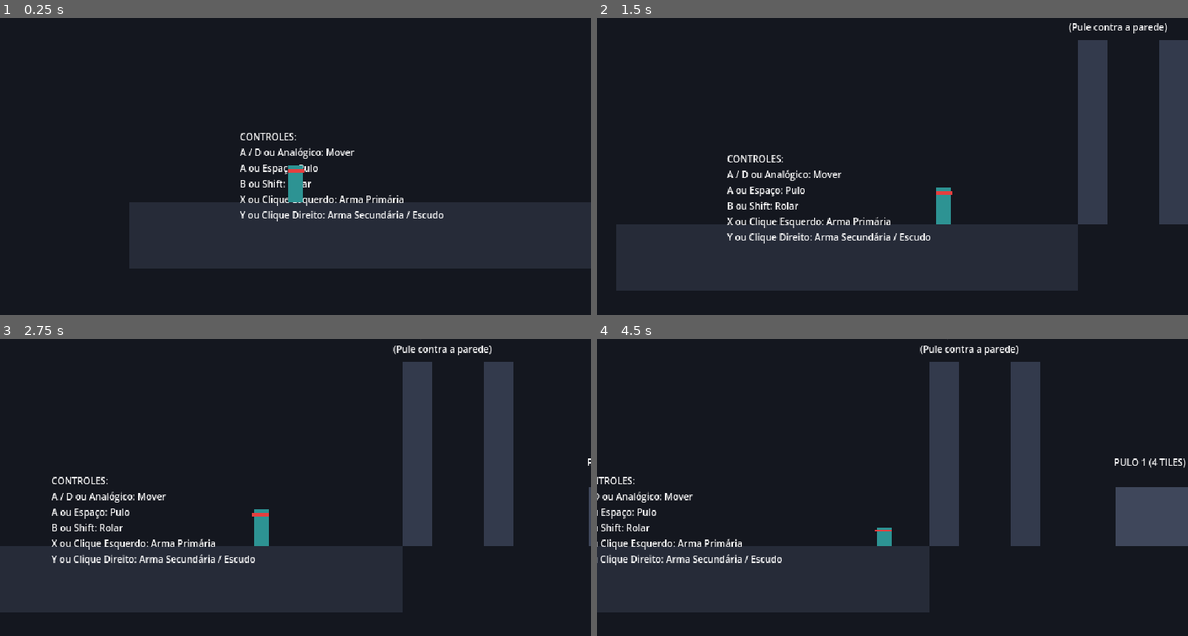
Above: before the commit, frames 1-4 (two rows, left to right).
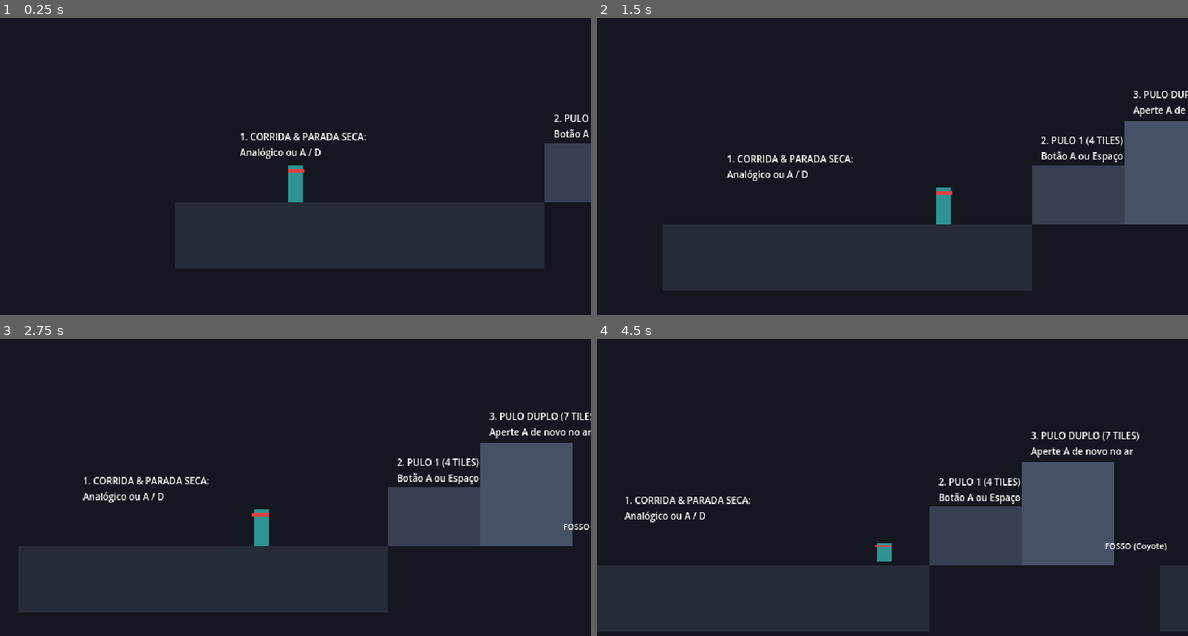
Above: after the commit, the same moments.

Repository: Theadrill/Godot-Roguelike-Prototype
Game: Godot game, scene res://src/world/movement_gym.tscn
Same seed, same stepped clock (60 frames per second), same inputs: the game is played once before the commit and once after it.
Inputs (mouse positions are in pixels of both pictures, inside the frame that each line leads up to):
- Up to frame 1 (0.25 s): no input
- Up to frame 2 (1.5 s): tap A (move_left) at 0.5, 1.25 s; move the mouse to (1022, 166) at 0.52 s; hold D (move_right) from 0.53 s (still down); click (1022, 166) at 0.6 s; tap Space (jump) at 0.77 s; move the mouse to (774, 199) at 1.27 s; right-click (774, 199) at 1.35 s
- Up to frame 3 (2.75 s): tap Space (jump) at 1.52 s; tap A (move_left) at 2 s; move the mouse to (354, 431) at 2.02 s; release D (move_right) at 2.03 s; hold A (move_left) from 2.03 s (still down); tap Shift (roll) at 2.1 s
- Up to frame 4 (4.5 s): move the mouse to (862, 570) at 2.77 s; release A (move_left) at 2.78 s; hold D (move_right) 2.78-4.28 s; click (862, 570) at 2.85 s; tap Space (jump) at 3.02, 3.77 s; tap A (move_left) at 3.5, 4.25 s; move the mouse to (1069, 555) at 3.52 s; right-click (1069, 555) at 3.6 s; move the mouse to (715, 454) at 4.27 s; hold A (move_left) from 4.28 s (still down); tap Shift (roll) at 4.35 s

The runs differ from the first frame. In frame 1, 6.8% of the frame differs, in the area x 21-100%, y 32-85%; in frame 2, 15%; in frame 3, 15%; in frame 4, 25%, in the area x 0-100%, y 2-99%.

Commit message:
refactor(gym): reorganize obstacle order linearly so player progresses naturally to wall-jump chimney

Diff:
--- a/src/world/movement_gym.tscn
+++ b/src/world/movement_gym.tscn
@@ -1,27 +1,33 @@
-[gd_scene load_steps=10 format=3 uid="uid://movement_gym_01"]
+[gd_scene load_steps=11 format=3 uid="uid://movement_gym_01"]
 
 [ext_resource type="PackedScene" uid="uid://player_scene_01" path="res://src/entities/player/player.tscn" id="1_player"]
 
 [sub_resource type="RectangleShape2D" id="RectangleShape2D_ground1"]
-size = Vector2(500, 72)
+size = Vector2(400, 72)
+
+[sub_resource type="RectangleShape2D" id="RectangleShape2D_step_4tiles"]
+size = Vector2(100, 64)
+
+[sub_resource type="RectangleShape2D" id="RectangleShape2D_step_7tiles"]
+size = Vector2(100, 112)
+
+[sub_resource type="RectangleShape2D" id="RectangleShape2D_ground2"]
+size = Vector2(250, 72)
+
+[sub_resource type="RectangleShape2D" id="RectangleShape2D_ceiling"]
+size = Vector2(140, 64)
+
+[sub_resource type="RectangleShape2D" id="RectangleShape2D_ground3"]
+size = Vector2(400, 72)
 
 [sub_resource type="RectangleShape2D" id="RectangleShape2D_wall_left"]
-size = Vector2(32, 200)
+size = Vector2(32, 220)
 
 [sub_resource type="RectangleShape2D" id="RectangleShape2D_wall_right"]
-size = Vector2(32, 200)
+size = Vector2(32, 220)
 
-[sub_resource type="RectangleShape2D" id="RectangleShape2D_step_4tiles"]
-size = Vector2(96, 64)
-
-[sub_resource type="RectangleShape2D" id="RectangleShape2D_step_7tiles"]
-size = Vector2(96, 112)
-
-[sub_resource type="RectangleShape2D" id="RectangleShape2D_ground2"]
-size = Vector2(400, 72)
-
-[sub_resource type="RectangleShape2D" id="RectangleShape2D_ceiling"]
-size = Vector2(120, 64)
+[sub_resource type="RectangleShape2D" id="RectangleShape2D_balcony"]
+size = Vector2(120, 20)
 
 [node name="MovementGym" type="Node2D"]
 
@@ -35,55 +41,71 @@
 
 [node name="Ground1_Vis" type="Polygon2D" parent="Environment"]
 color = Color(0.15, 0.17, 0.22, 1)
-polygon = PackedVector2Array(-100, 288, 400, 288, 400, 360, -100, 360)
+polygon = PackedVector2Array(-50, 288, 350, 288, 350, 360, -50, 360)
+
+[node name="Step4_Col" type="CollisionShape2D" parent="Environment"]
+position = Vector2(400, 256)
+shape = SubResource("RectangleShape2D_step_4tiles")
+
+[node name="Step4_Vis" type="Polygon2D" parent="Environment"]
+color = Color(0.22, 0.25, 0.32, 1)
+polygon = PackedVector2Array(350, 224, 450, 224, 450, 288, 350, 288)
+
+[node name="Step7_Col" type="CollisionShape2D" parent="Environment"]
+position = Vector2(500, 232)
+shape = SubResource("RectangleShape2D_step_7tiles")
+
+[node name="Step7_Vis" type="Polygon2D" parent="Environment"]
+color = Color(0.28, 0.32, 0.4, 1)
+polygon = PackedVector2Array(450, 176, 550, 176, 550, 288, 450, 288)
+
+[node name="Ground2_Col" type="CollisionShape2D" parent="Environment"]
+position = Vector2(725, 324)
+shape = SubResource("RectangleShape2D_ground2")
+
+[node name="Ground2_Vis" type="Polygon2D" parent="Environment"]
+color = Color(0.15, 0.17, 0.22, 1)
+polygon = PackedVector2Array(600, 288, 850, 288, 850, 360, 600, 360)
+
+[node name="LowCeiling_Col" type="CollisionShape2D" parent="Environment"]
+position = Vector2(725, 224)
+shape = SubResource("RectangleShape2D_ceiling")
+
+[node name="LowCeiling_Vis" type="Polygon2D" parent="Environment"]
+color = Color(0.2, 0.23, 0.3, 1)
+polygon = PackedVector2Array(655, 192, 795, 192, 795, 256, 655, 256)
+
+[node name="Ground3_Col" type="CollisionShape2D" parent="Environment"]
+position = Vector2(1100, 324)
+shape = SubResource("RectangleShape2D_ground3")
+
+[node name="Ground3_Vis" type="Polygon2D" parent="Environment"]
+color = Color(0.15, 0.17, 0.22, 1)
+polygon = PackedVector2Array(900, 288, 1300, 288, 1300, 360, 900, 360)
 
 [node name="WallLeft_Col" type="CollisionShape2D" parent="Environment"]
-position = Vector2(416, 188)
+position = Vector2(1016, 178)
 shape = SubResource("RectangleShape2D_wall_left")
 
 [node name="WallLeft_Vis" type="Polygon2D" parent="Environment"]
 color = Color(0.2, 0.23, 0.3, 1)
-polygon = PackedVector2Array(400, 88, 432, 88, 432, 288, 400, 288)
+polygon = PackedVector2Array(1000, 68, 1032, 68, 1032, 288, 1000, 288)
 
 [node name="WallRight_Col" type="CollisionShape2D" parent="Environment"]
-position = Vector2(504, 188)
+position = Vector2(1096, 178)
 shape = SubResource("RectangleShape2D_wall_right")
 
 [node name="WallRight_Vis" type="Polygon2D" parent="Environment"]
 color = Color(0.2, 0.23, 0.3, 1)
-polygon = PackedVector2Array(488, 88, 520, 88, 520, 288, 488, 288)
+polygon = PackedVector2Array(1080, 68, 1112, 68, 1112, 288, 1080, 288)
 
-[node name="Step4_Col" type="CollisionShape2D" parent="Environment"]
-position = Vector2(650, 256)
-shape = SubResource("RectangleShape2D_step_4tiles")
+[node name="Balcony_Col" type="CollisionShape2D" parent="Environment"]
+position = Vector2(1152, 78)
+shape = SubResource("RectangleShape2D_balcony")
 
-[node name="Step4_Vis" type="Polygon2D" parent="Environment"]
-color = Color(0.25, 0.28, 0.36, 1)
-polygon = PackedVector2Array(602, 224, 698, 224, 698, 288, 602, 288)
-
-[node name="Step7_Col" type="CollisionShape2D" parent="Environment"]
-position = Vector2(794, 232)
-shape = SubResource("RectangleShape2D_step_7tiles")
-
-[node name="Step7_Vis" type="Polygon2D" parent="Environment"]
-color = Color(0.3, 0.34, 0.44, 1)
-polygon = PackedVector2Array(746, 176, 842, 176, 842, 288, 746, 288)
-
-[node name="Ground2_Col" type="CollisionShape2D" parent="Environment"]
-position = Vector2(1100, 324)
-shape = SubResource("RectangleShape2D_ground2")
-
-[node name="Ground2_Vis" type="Polygon2D" parent="Environment"]
-color = Color(0.15, 0.17, 0.22, 1)
-polygon = PackedVector2Array(900, 288, 1300, 288, 1300, 360, 900, 360)
-
-[node name="LowCeiling_Col" type="CollisionShape2D" parent="Environment"]
-position = Vector2(1100, 224)
-shape = SubResource("RectangleShape2D_ceiling")
-
-[node name="LowCeiling_Vis" type="Polygon2D" parent="Environment"]
-color = Color(0.2, 0.23, 0.3, 1)
-polygon = PackedVector2Array(1040, 192, 1160, 192, 1160, 256, 1040, 256)
+[node name="Balcony_Vis" type="Polygon2D" parent="Environment"]
+color = Color(0.35, 0.4, 0.52, 1)
+polygon = PackedVector2Array(1092, 68, 1212, 68, 1212, 88, 1092, 88)
 
 [node name="UI_Hints" type="Node2D" parent="."]
 
@@ -93,46 +115,52 @@
 offset_right = 320.0
 offset_bottom = 270.0
 theme_override_font_sizes/font_size = 10
-text = "CONTROLES:
-A / D ou Analógico: Mover
-A ou Espaço: Pulo
-B ou Shift: Rolar
-X ou Clique Esquerdo: Arma Primária
-Y ou Clique Direito: Arma Secundária / Escudo"
+text = "1. CORRIDA & PARADA SECA:
+Analógico ou A / D"
 
 [node name="Hint2" type="Label" parent="UI_Hints"]
-offset_left = 390.0
-offset_top = 50.0
-offset_right = 530.0
-offset_bottom = 80.0
+offset_left = 360.0
+offset_top = 190.0
+offset_right = 460.0
+offset_bottom = 220.0
 theme_override_font_sizes/font_size = 10
-text = "WALL JUMP
-(Pule contra a parede)"
+text = "2. PULO 1 (4 TILES)
+Botão A ou Espaço"
 
 [node name="Hint3" type="Label" parent="UI_Hints"]
-offset_left = 600.0
-offset_top = 190.0
-offset_right = 720.0
-offset_bottom = 220.0
+offset_left = 460.0
+offset_top = 140.0
+offset_right = 580.0
+offset_bottom = 170.0
 theme_override_font_sizes/font_size = 10
-text = "PULO 1 (4 TILES)"
+text = "3. PULO DUPLO (7 TILES)
+Aperte A de novo no ar"
 
 [node name="Hint4" type="Label" parent="UI_Hints"]
-offset_left = 730.0
-offset_top = 140.0
-offset_right = 860.0
-offset_bottom = 170.0
-theme_override_font_sizes/font_size = 10
-text = "PULO DUPLO (7 TILES)"
+offset_left = 540.0
+offset_top = 260.0
+offset_right = 620.0
+offset_bottom = 285.0
+theme_override_font_sizes/font_size = 9
+text = "FOSSO (Coyote)"
 
 [node name="Hint5" type="Label" parent="UI_Hints"]
-offset_left = 1030.0
+offset_left = 660.0
 offset_top = 160.0
-offset_right = 1180.0
+offset_right = 800.0
 offset_bottom = 190.0
 theme_override_font_sizes/font_size = 10
-text = "B ou Shift: ROLAR
-(Passa pelo vão de 32px)"
+text = "4. ROLAR (Teto 32px)
+Botão B ou Shift"
+
+[node name="Hint6" type="Label" parent="UI_Hints"]
+offset_left = 980.0
+offset_top = 35.0
+offset_right = 1140.0
+offset_bottom = 65.0
+theme_override_font_sizes/font_size = 10
+text = "5. WALL JUMP (CHAMINÉ)
+Quique entre as duas paredes!"
 
 [node name="Player" parent="." instance=ExtResource("1_player")]
 position = Vector2(80, 288)
